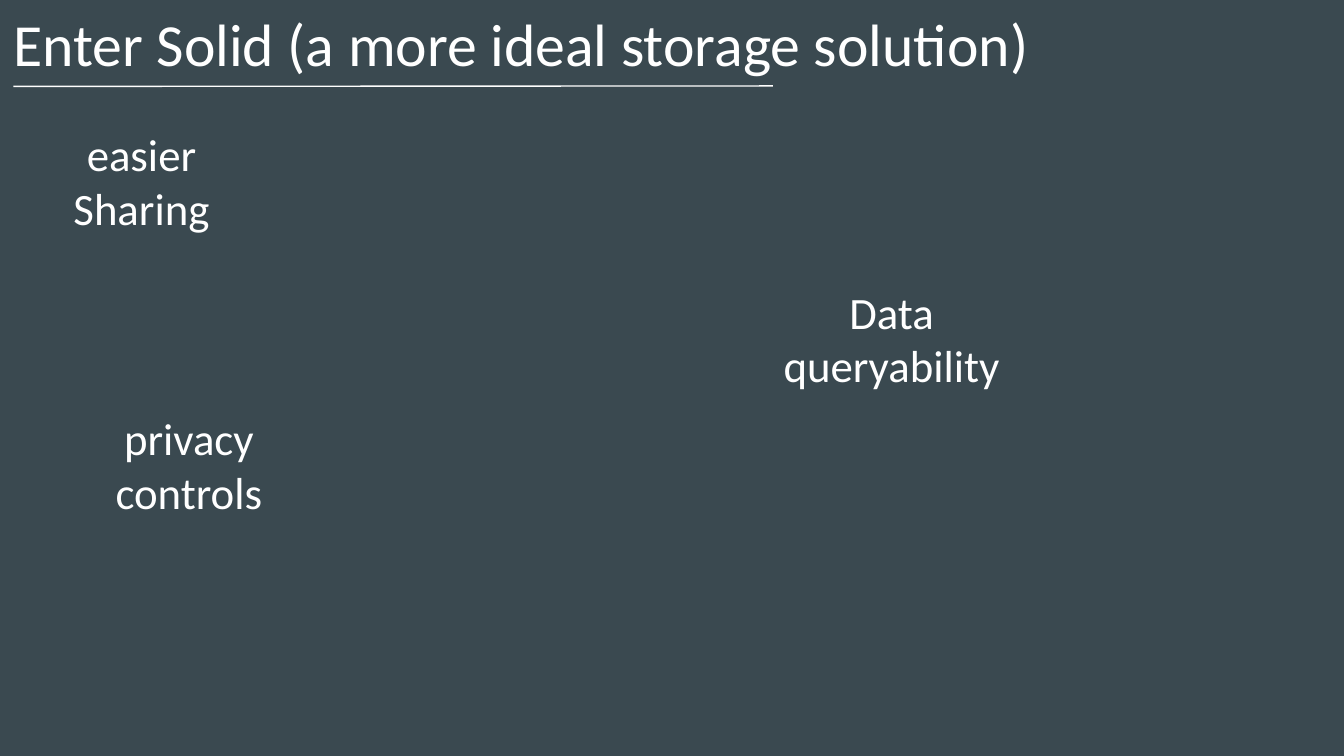
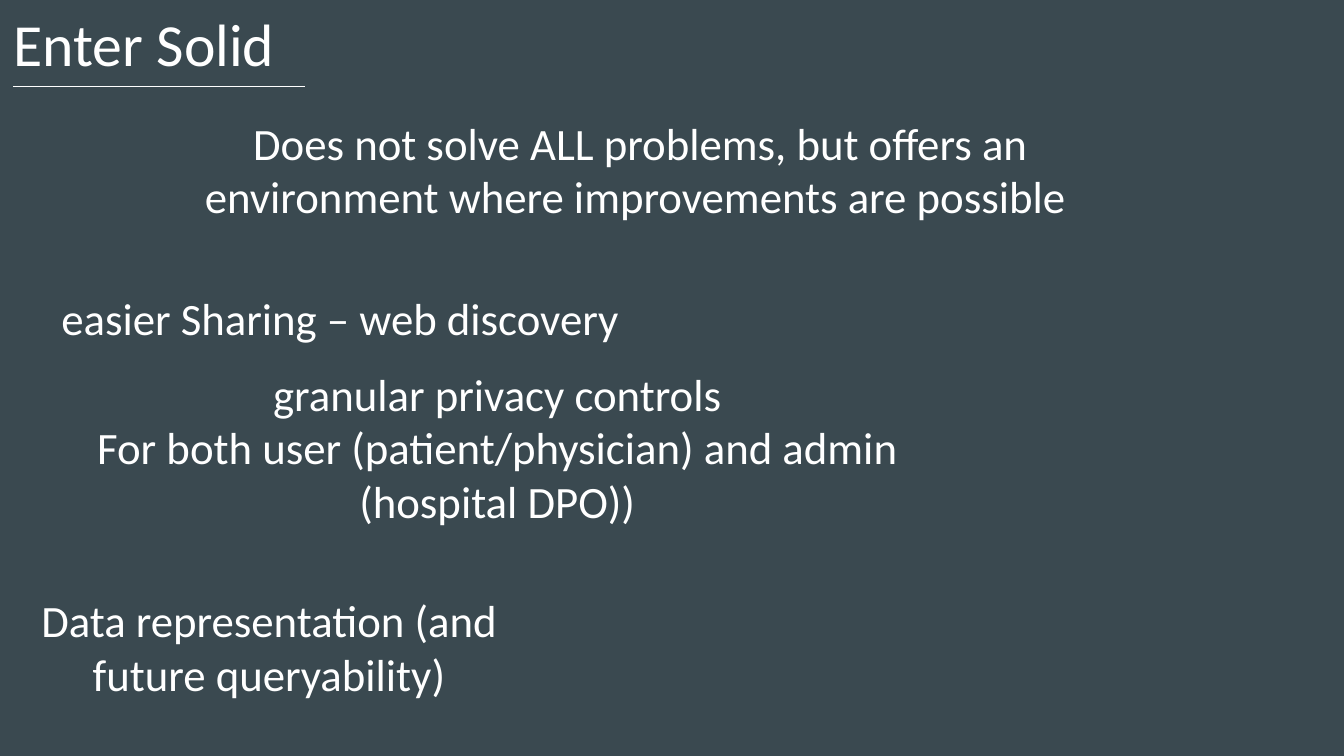
Before and after one commit to ecrum19/SolidSymposium2024, a slide deck: slide 5 of SolidSymposium2024_EDC.pptx. Drawn at 1344x756 pixels with LibreOffice and Linux fonts; fonts in the diff are those of the drawing. Boxes give left, top, right and bottom in pixels: in the first picture for what was removed or moved away, otherwise in the second. Text is boxed around its words. In the diff, an @@ line names an element or a change of style, - is before the commit and + after.

```diff
--- a/SolidSymposium2024_EDC.pptx
+++ b/SolidSymposium2024_EDC.pptx
@@ text at [13, 24, 275, 67]: text changed @@
-Enter Solid (a more ideal storage solution)
+Enter Solid
@@ line moved from (13, 86) - (773, 86) to (13, 86) - (305, 86) @@
@@ text added at [205, 129, 1066, 221], 24 pt, text #FFFFFF @@
+Does not solve ALL problems, but offers an environment where improvements are possible
@@ text at [61, 304, 618, 343]: text changed @@
-easier Sharing
+easier Sharing – web discovery
@@ text at [97, 380, 897, 526]: text changed @@
-privacy controls
+granular privacy controls
+For both user (patient/physician) and admin (hospital DPO))
@@ text at [41, 604, 497, 699]: text changed @@
-Data queryability
+Data representation (and future queryability)
```
Also in this commit, not shown: 2 other slides changed, 2 slides added, 1 slide removed.
